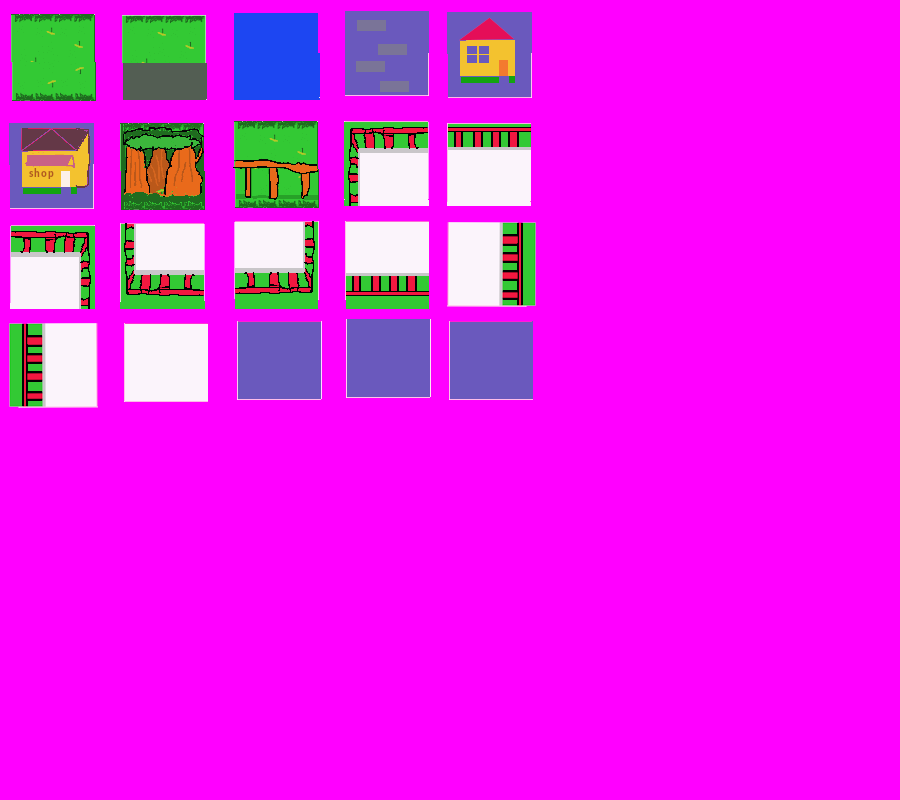
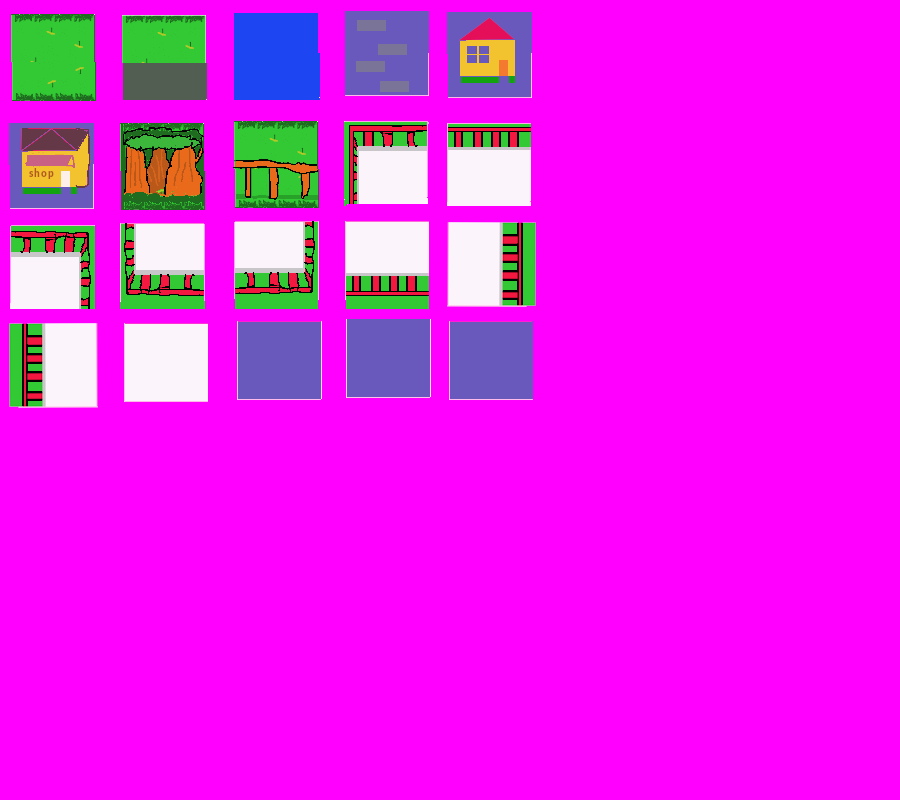
Before/after of a w=900, h=800 layered artwork. What changed in the layer stack:
painted on "mapa.bmp" over [346, 122, 429, 206]
